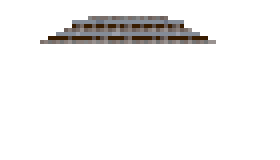
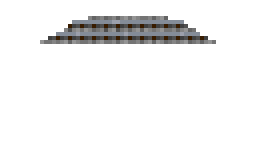
Two versions of the same layered image (280 x 160). Layer-by-layer changes:
renamed "Layer 5" to "Layer 7", painted on it over [40, 16, 216, 44]
